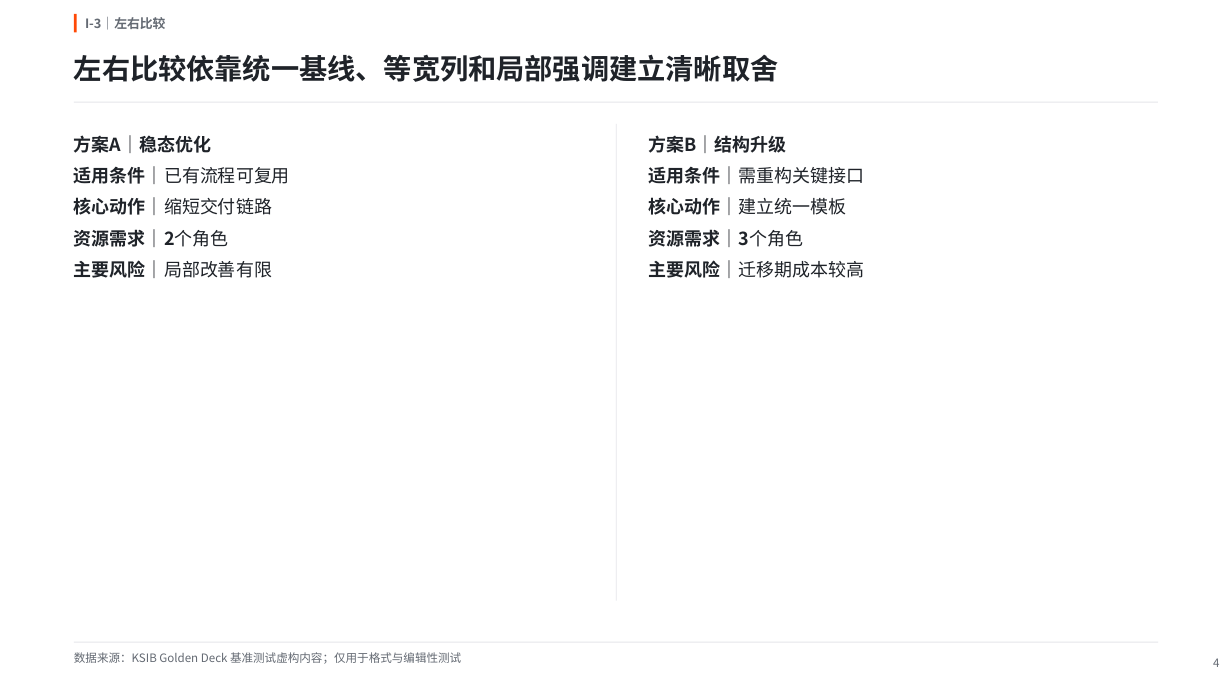
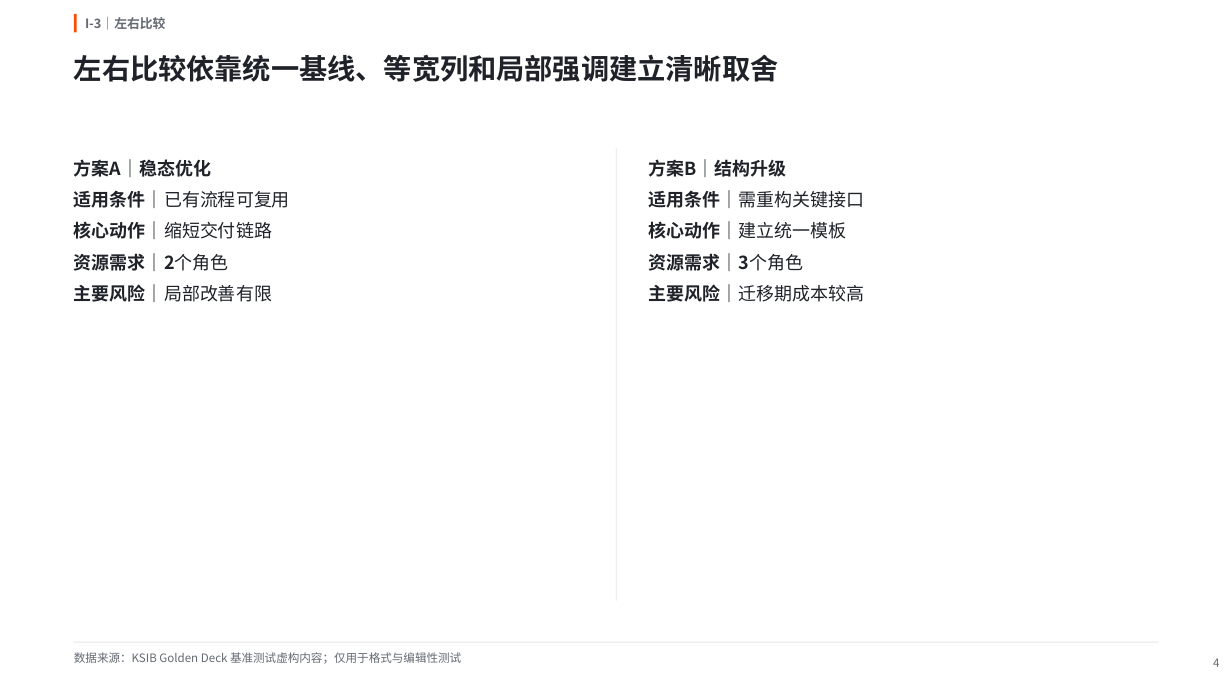
Before and after one commit to lin275768845/ksib-management-review-ppt-skill, a slide deck: slide 4 of skills/ksib-management-review-ppt/benchmarks/format-golden-deck/output/KSIB_MBB_FORMAT_GOLDEN_DECK_V1.pptx. Drawn at 1232x693 pixels with LibreOffice and Linux fonts; fonts in the diff are those of the drawing. Boxes give left, top, right and bottom in pixels: in the first picture for what was removed or moved away, otherwise in the second. Text is boxed around its words. In the diff, an @@ line names an element or a change of style, - is before the commit and + after.

```diff
--- a/skills/ksib-management-review-ppt/benchmarks/format-golden-deck/output/KSIB_MBB_FORMAT_GOLDEN_DECK_V1.pptx
+++ b/skills/ksib-management-review-ppt/benchmarks/format-golden-deck/output/KSIB_MBB_FORMAT_GOLDEN_DECK_V1.pptx
@@ rectangle removed at bbox=[74, 102, 1158, 103] @@
@@ text "方案A｜稳态优化": place and size @@
-text "方案A｜稳态优化" at bbox=[74, 135, 290, 278]
+text "方案A｜稳态优化" at bbox=[74, 159, 290, 302]
@@ rectangle: place and size @@
-rectangle at bbox=[616, 124, 617, 601]
+rectangle at bbox=[616, 148, 617, 601]
@@ text "方案B｜结构升级": place and size @@
-text "方案B｜结构升级" at bbox=[649, 135, 865, 278]
+text "方案B｜结构升级" at bbox=[649, 159, 865, 302]
```
Also in this commit, not shown: 4 other slides changed, 58 other files.
